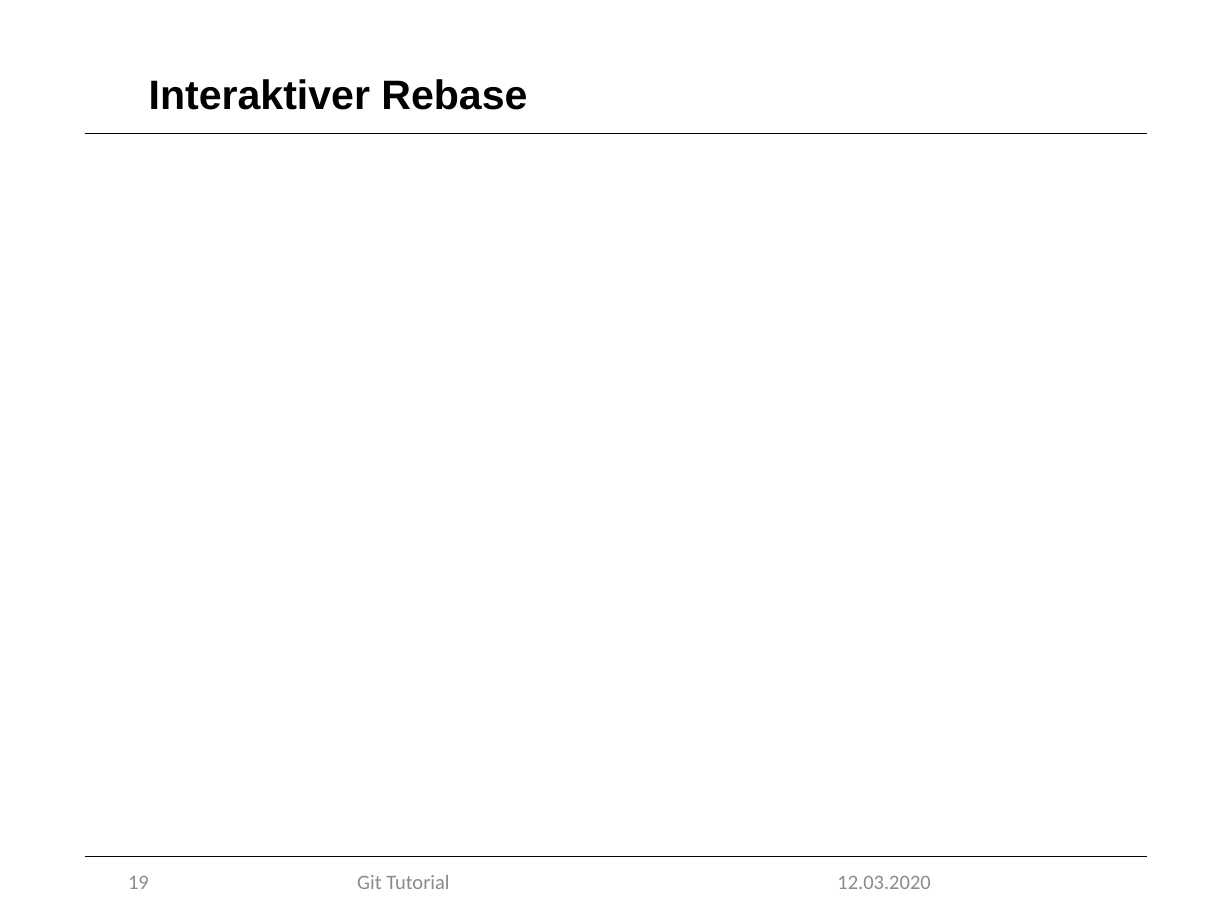
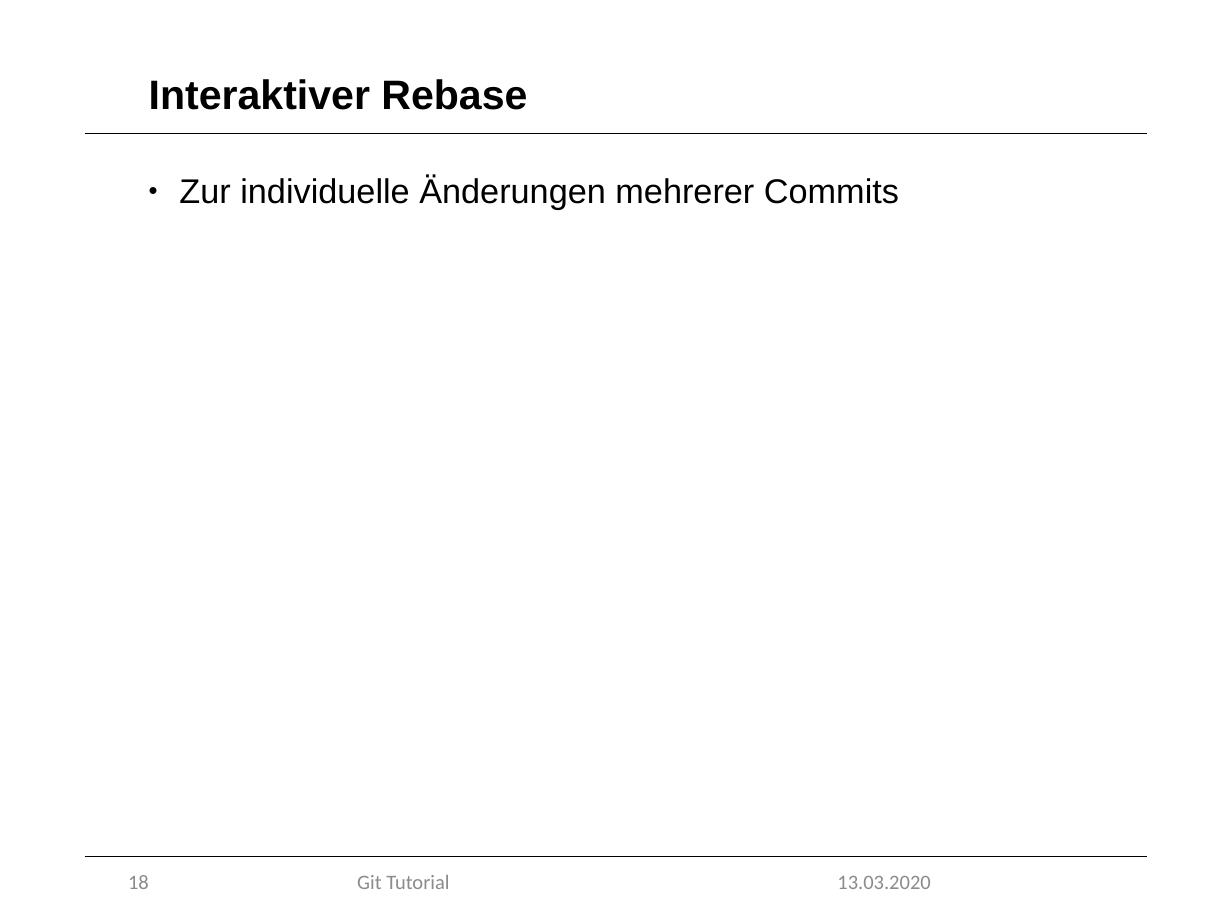
Before and after one commit to marcretzlaff/projektarbeit, a slide deck: slide 18 of Präsentation-90min/Präsentation-90min.pptx (slide 19 before the commit). Drawn at 1232x924 pixels with LibreOffice and Linux fonts; fonts in the diff are those of the drawing; background and template pictures are left out. Boxes give left, top, right and bottom in pixels: in the first picture for what was removed or moved away, otherwise in the second. Text is boxed around its words. In the diff, an @@ line names an element or a change of style, - is before the commit and + after.

```diff
--- a/Präsentation-90min/Präsentation-90min.pptx
+++ b/Präsentation-90min/Präsentation-90min.pptx
@@ text added at [179,176,899,210], 20 pt, text #000000 @@
+• Zur individuelle Änderungen mehrerer Commits
@@ page number at [128,875,149,889]: text changed @@
-19
+18
@@ text at [837,876,930,889]: text changed @@
-12.03.2020
+13.03.2020
```
Also in this commit, not shown: 19 other slides changed, 9 slides added, 10 slides removed.
